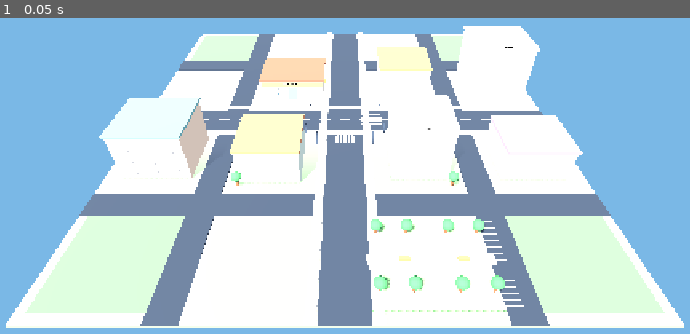
Above: before the commit, frame 1.
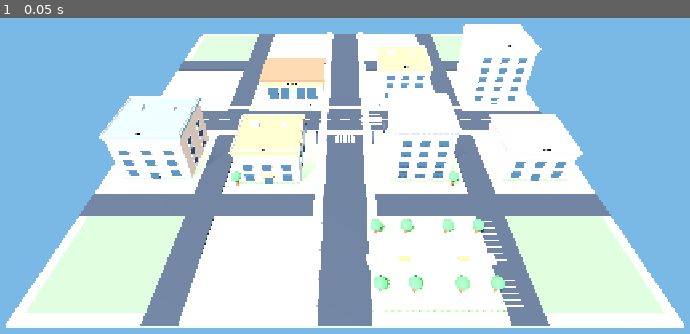
Above: after the commit, the same moment.

Repository: uchihabaha05-del/MINI-WORLD-TYCOON
Game: Godot game, scene res://scenes/Main.tscn
Two runs of this game, one before a commit and one after it. Both use one fixed random seed, a clock stepped at 60 frames per second and the inputs below.
Inputs:
- Up to frame 1 (0.05 s): no input

The runs differ from the first frame. In frame 1, 2.2% of the frame differs, in the area x 14-85%, y 1-53%.

Commit message:
Improve procedural building facades and reuse materials

Diff:
--- a/scripts/world_builder.gd
+++ b/scripts/world_builder.gd
@@ -12,7 +12,9 @@
 	Color("#f0c9a5"), Color("#d6e0e7"), Color("#e8dcae"),
 	Color("#c9d9c0"), Color("#d9c8e8"), Color("#e8bdb8")
 ]
-const WINDOW := Color("#8fc7d9")
+const WINDOW := Color("#344b58")
+
+var _material_cache: Dictionary = {}
 
 func _ready() -> void:
 	_build_ground()
@@ -102,22 +104,53 @@
 	building.position = origin
 	add_child(building)
 
+	# Main volume, roof cap and subtle facade bands.
 	_box(building, size, Vector3(0, size.y * 0.5, 0), wall_color, "BuildingBody")
-	_box(building, Vector3(size.x + 0.7, 0.55, size.z + 0.7), Vector3(0, size.y + 0.28, 0), roof_color, "FlatRoof")
+	_box(building, Vector3(size.x + 0.9, 0.55, size.z + 0.9), Vector3(0, size.y + 0.28, 0), roof_color, "FlatRoof")
+	_box(building, Vector3(size.x + 0.35, 0.28, 0.24), Vector3(0, 0.35, size.z * 0.5 + 0.12), Color("#f4eee3"), "FrontBaseTrim")
+	_box(building, Vector3(size.x + 0.35, 0.24, 0.24), Vector3(0, size.y - 0.55, size.z * 0.5 + 0.12), Color("#f4eee3"), "FrontTopTrim")
 
 	var floors := maxi(1, int(size.y / 3.2))
 	for floor_index in range(floors):
 		var y := 1.8 + float(floor_index) * 3.0
 		for x_index in range(3):
 			var x := -size.x * 0.3 + float(x_index) * size.x * 0.3
-			_box(building, Vector3(1.65, 1.35, 0.12), Vector3(x, y, size.z * 0.5 + 0.07), WINDOW, "FrontWindow")
-			_box(building, Vector3(0.12, 1.5, 0.16), Vector3(x + 0.88, y, size.z * 0.5 + 0.08), Color("#f5eadb"), "WindowFrame")
+			_box(building, Vector3(2.0, 1.55, 0.16), Vector3(x, y, size.z * 0.5 + 0.09), Color("#344b58"), "FrontGlass")
+			_box(building, Vector3(2.12, 0.12, 0.2), Vector3(x, y - 0.84, size.z * 0.5 + 0.1), Color("#f3eadc"), "WindowSill")
+			_box(building, Vector3(0.12, 1.72, 0.2), Vector3(x - 1.08, y, size.z * 0.5 + 0.1), Color("#f3eadc"), "WindowFrame")
+			_box(building, Vector3(0.12, 1.72, 0.2), Vector3(x + 1.08, y, size.z * 0.5 + 0.1), Color("#f3eadc"), "WindowFrame")
+
+			# Balconies make apartment blocks read differently from offices.
+			if building_name.begins_with("Apartments"):
+				_box(building, Vector3(2.45, 0.16, 1.0), Vector3(x, y - 0.92, size.z * 0.5 + 0.55), Color("#b9c4c7"), "BalconyFloor")
+				_box(building, Vector3(2.45, 0.12, 0.1), Vector3(x, y - 0.25, size.z * 0.5 + 1.0), Color("#e8ece9"), "BalconyRail")
+				for rail_x in [-1.0, -0.5, 0.0, 0.5, 1.0]:
+					_box(building, Vector3(0.055, 0.62, 0.055), Vector3(x + rail_x, y - 0.58, size.z * 0.5 + 1.0), Color("#e8ece9"), "BalconyBar")
+
+		# Recessed-looking side windows add depth to the street-facing side.
+		for side_index in range(2):
+			var side_z := -size.z * 0.22 + float(side_index) * size.z * 0.44
+			_box(building, Vector3(0.14, 1.45, 1.8), Vector3(size.x * 0.5 + 0.08, y, side_z), Color("#344b58"), "SideGlass")
+			_box(building, Vector3(0.18, 1.62, 0.12), Vector3(size.x * 0.5 + 0.1, y, side_z - 0.96), Color("#f3eadc"), "SideWindowFrame")
+			_box(building, Vector3(0.18, 1.62, 0.12), Vector3(size.x * 0.5 + 0.1, y, side_z + 0.96), Color("#f3eadc"), "SideWindowFrame")
+
+	# Roof parapet and small ventilation units.
+	for edge in [-1.0, 1.0]:
+		_box(building, Vector3(size.x + 0.2, 0.45, 0.22), Vector3(0, size.y + 0.72, edge * size.z * 0.5), Color("#e8e4dc"), "RoofParapet")
+		_box(building, Vector3(0.22, 0.45, size.z), Vector3(edge * size.x * 0.5, size.y + 0.72, 0), Color("#e8e4dc"), "RoofParapet")
+	_box(building, Vector3(2.0, 0.75, 1.5), Vector3(-size.x * 0.25, size.y + 0.95, -size.z * 0.18), Color("#aeb8bc"), "RoofVent")
+	_box(building, Vector3(1.4, 0.55, 1.2), Vector3(size.x * 0.22, size.y + 0.85, -size.z * 0.18), Color("#aeb8bc"), "RoofVent")
+
+	# A simple entrance gives each building a readable ground-floor frontage.
+	_box(building, Vector3(1.8, 2.5, 0.2), Vector3(0, 1.25, size.z * 0.5 + 0.13), Color("#344b58"), "EntranceDoor")
+	_box(building, Vector3(2.6, 0.22, 1.0), Vector3(0, 2.65, size.z * 0.5 + 0.55), roof_color, "EntranceAwning")
 
 	var label := Label3D.new()
-	label.text = building_name.replace("_", " ")
+	label.name = "BuildingSign"
+	label.text = building_name.replace("_", " ").to_upper()
 	label.font_size = 30
 	label.pixel_size = 0.009
-	label.position = Vector3(0, size.y + 1.1, size.z * 0.5 + 0.3)
+	label.position = Vector3(0, size.y + 1.35, size.z * 0.5 + 0.3)
 	label.modulate = Color("#ffffff")
 	building.add_child(label)
 
@@ -195,7 +228,11 @@
 	return instance
 
 func _material(color: Color) -> StandardMaterial3D:
+	var key := color.to_html()
+	if _material_cache.has(key):
+		return _material_cache[key] as StandardMaterial3D
 	var material := StandardMaterial3D.new()
 	material.albedo_color = color
-	material.roughness = 0.9
+	material.roughness = 0.82
+	_material_cache[key] = material
 	return material
